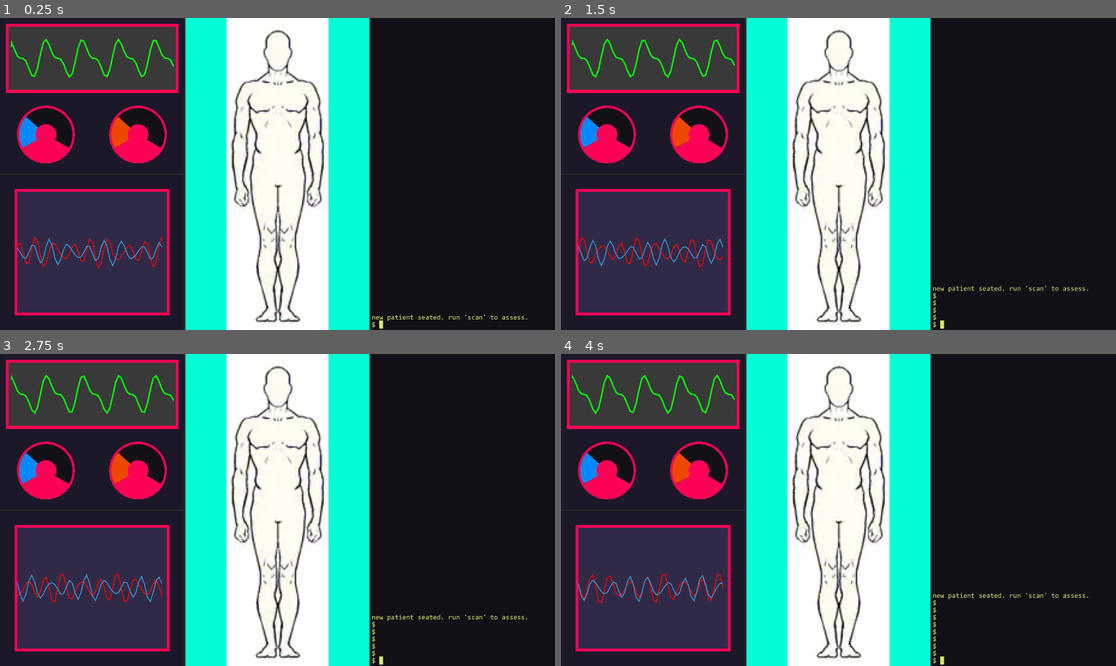
Above: before the commit, frames 1-4 (two rows, left to right).
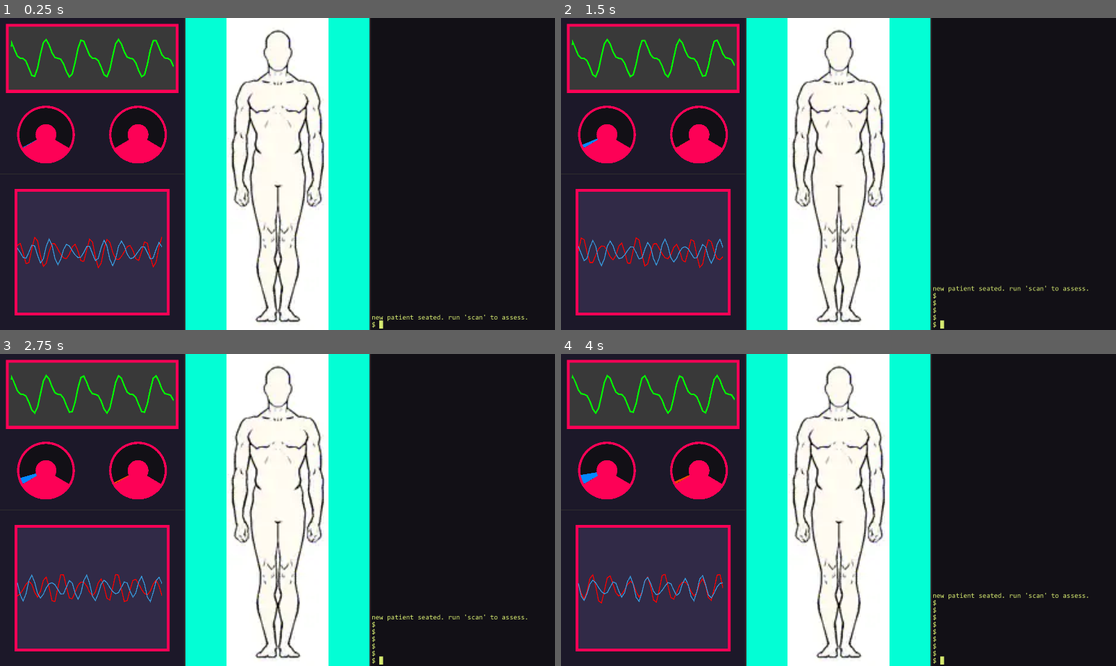
Above: after the commit, the same moments.

Repository: aaronrjackson/ripperdoc
Game: Godot game, scene res://main.tscn
Same seed, same stepped clock (60 frames per second), same inputs: the game is played once before the commit and once after it.
Inputs:
- Up to frame 1 (0.25 s): no input
- Up to frame 2 (1.5 s): tap Enter at 0.5, 0.6 s; hold Right 0.53-1.28 s; tap Keypad Enter at 0.8, 1.35 s; hold Down from 1.28 s (still down)
- Up to frame 3 (2.75 s): tap Backspace at 1.55, 2.1 s; release Down at 2.03 s; hold Right from 2.03 s (still down); tap Enter at 2.3 s
- Up to frame 4 (4 s): release Right at 2.78 s; hold Up 2.78-3.53 s; tap Enter at 2.85 s; tap Keypad Enter at 3.05, 3.6 s; hold Left from 3.53 s (still down); tap Backspace at 3.8 s

The runs differ from the first frame. In frame 1, 0.4% of the frame differs, in the area x 3-24%, y 31-42%; in frame 2, 0.4%; in frame 3, 0.4%; in frame 4, 0.4%.

Commit message:
basic vitals implementation -- needs balancing

Diff:
--- a/data/cyberware/CryodermShieldskin/_cryoderm_shieldskin.tres
+++ b/data/cyberware/CryodermShieldskin/_cryoderm_shieldskin.tres
@@ -10,7 +10,7 @@
 
 [resource]
 script = ExtResource("7_lrd5m")
-device_name = "Cryoerm Shieldskin"
+device_name = "Cryoderm Shieldskin"
 manufacturer = "Glacient Biotech"
 drivers = Array[ExtResource("1_0qogp")]([ExtResource("2_tmpdm"), ExtResource("3_484fv"), ExtResource("4_243oy"), ExtResource("5_eoprs"), ExtResource("6_3gb4i")])
 metadata/_custom_type_script = "uid://ci7sucihnrmiu"
--- a/game_manager.gd
+++ b/game_manager.gd
@@ -23,6 +23,20 @@
 	roster = load("res://data/character_roster.tres")
 	_load_names()
 	call_deferred("next_character")
+
+func _process(delta: float) -> void:
+	if current_character == null:
+		return
+	neural_pressure += pressure_rate * delta
+	neural_pressure = clamp(neural_pressure, 0.0, 1.0) # snsure always within bounds
+	vitals_changed.emit(system_load, neural_pressure) # update vitals
+	if neural_pressure >= 1.0 or system_load >= 1.0: # kill if too high
+		_kill_patient()
+
+func _kill_patient() -> void:
+	patient_died.emit()
+	dismiss_character()  # clears state
+	# next_character() called by terminal after death sequence plays out
 
 #region CHARACTER
 
@@ -47,6 +61,7 @@
 func load_character(character: Character) -> void:
 	current_character = character
 	installed_drivers.clear()
+	reset_vitals()
 	character_loaded.emit(character)
 	_maybe_upload_viruses(character) # starts random virus upload timer
 
@@ -174,7 +189,38 @@
 
 #region VITALS
 
-func add_load(amount: float):
-	system_load += amount
-
-#endregion
+func add_load(amount: float) -> void:
+	system_load = clamp(system_load + amount, 0.0, 1.0) # add
+	vitals_changed.emit(system_load, neural_pressure)
+	if system_load >= 1.0:
+		_kill_patient()
+
+func allocate(amount: float) -> void:
+	# allocating too much kills patient
+	if amount > neural_pressure + 0.3:
+		_kill_patient()
+		return
+	neural_pressure = clamp(neural_pressure - amount, 0.0, 1.0)
+	add_load(amount * 0.6)  # allocating costs system load
+
+func reset_vitals() -> void:
+	system_load = 0.0
+	neural_pressure = 0.0
+	# randomize pressure rate per patient
+	pressure_rate = randf_range(0.001, 0.03)
+	# occasionally spike mid-session
+	_schedule_pressure_spike()
+
+func spike_pressure_rate(spiked_rate: float, duration: float) -> void:
+	var og_pressure_rate = pressure_rate # save the original pressure rate
+	pressure_rate = spiked_rate
+	await get_tree().create_timer(duration).timeout
+	pressure_rate = og_pressure_rate  # back to base
+
+func _schedule_pressure_spike() -> void:
+	await get_tree().create_timer(randf_range(5.0, 20.0)).timeout # random time until spike
+	if current_character == null:
+		return
+	spike_pressure_rate(randf_range(0.04, 0.06), randf_range(1.5, 4.0))
+
+#endregion
--- a/terminal.gd
+++ b/terminal.gd
@@ -55,6 +55,9 @@
 	if input_locked:
 		return
 
+	if event.keycode != KEY_ENTER and event.keycode != KEY_KP_ENTER:
+		GameManager.add_load(0.001) # per keypress
+
 	# SLOW VIRUS
 	if GameManager.has_virus(Virus.Type.SLOW) and not slow_ready:
 		# ignore inputs
@@ -70,6 +73,7 @@
 				current_input = current_input.left(cursor_pos - 1) + current_input.substr(cursor_pos)
 				cursor_pos -= 1
 				_redraw()
+			GameManager.add_load(0.005)
 		KEY_UP:
 			_navigate_history(1)
 		KEY_DOWN:
@@ -291,6 +295,19 @@
 					# TODO: spike vitals stub
 				_:
 					output.append("virus: unknown subcommand '" + args[0] + "'")
+		"allocate":
+			if args.is_empty():
+				output.append("usage: allocate [amount]")
+				return
+			var amount = args[0].to_float()
+			if amount <= 0.0 or amount > 1.0:
+				output.append("allocate: value must be between 0.0 and 1.0")
+				GameManager.add_load(0.05)
+				return
+			GameManager.allocate(amount)
+			output.append("allocated " + args[0] + " neural resources.")
+			return
 		_:
 			output.append("ripSH: '" + cmd + "' not found")
-			return
+			GameManager.add_load(0.03)
+			return
--- a/vitals/neural_pressure.gd
+++ b/vitals/neural_pressure.gd
@@ -15,3 +15,7 @@
 
 func _ready() -> void:
 	queue_redraw()
+
+func set_fill(value: float) -> void:
+	fill = clamp(value, 0.0, 1.0)
+	queue_redraw()
--- a/vitals/system_load.gd
+++ b/vitals/system_load.gd
@@ -15,3 +15,7 @@
 
 func _ready() -> void:
 	queue_redraw()
+
+func set_fill(value: float) -> void:
+	fill = clamp(value, 0.0, 1.0)
+	queue_redraw()
--- /dev/null
+++ b/vitals/vitals.gd
@@ -0,0 +1,26 @@
+extends Control
+
+@onready var load_dial = $VBoxContainer/HBoxContainer/LoadDial
+@onready var pressure_dial = $VBoxContainer/HBoxContainer/PressureDial
+
+func _ready() -> void:
+	GameManager.vitals_changed.connect(_on_vitals_changed)
+	GameManager.patient_died.connect(_on_patient_died)
+	GameManager.character_loaded.connect(_on_character_loaded)
+
+func _on_vitals_changed(load: float, pressure: float) -> void:
+	load_dial.fill = load
+	load_dial.queue_redraw()
+	pressure_dial.fill = pressure
+	pressure_dial.queue_redraw()
+
+func _on_patient_died() -> void:
+	print("patient is dead!")
+	pass
+	# TODO: flatline animation, lock display, etc.
+
+func _on_character_loaded(character: Character) -> void:
+	load_dial.set_fill(0.0)
+	load_dial.queue_redraw()
+	pressure_dial.set_fill(0.0)
+	pressure_dial.queue_redraw()
--- a/vitals/vitals.tscn
+++ b/vitals/vitals.tscn
@@ -1,6 +1,7 @@
 [gd_scene format=3 uid="uid://ddf5csa45vp5l"]
 
 [ext_resource type="Script" uid="uid://m8vomlrajn15" path="res://vitals/heart_monitor.gd" id="1_wb8a7"]
+[ext_resource type="Script" uid="uid://80n8bl0ga6cr" path="res://vitals/vitals.gd" id="1_ybwv6"]
 [ext_resource type="Script" uid="uid://b4ihnodwuudo7" path="res://vitals/neural_pressure.gd" id="2_tn2t3"]
 [ext_resource type="Script" uid="uid://b3itl8gua5rge" path="res://vitals/system_load.gd" id="3_tn2t3"]
 
@@ -26,6 +27,7 @@
 anchor_bottom = 1.0
 grow_horizontal = 2
 grow_vertical = 2
+script = ExtResource("1_ybwv6")
 
 [node name="VBoxContainer" type="VBoxContainer" parent="." unique_id=1921523864]
 layout_mode = 1
@@ -80,13 +82,13 @@
 size_flags_vertical = 3
 theme_override_constants/separation = 0
 
-[node name="Pressure_Back" type="Panel" parent="VBoxContainer/HBoxContainer" unique_id=394912607]
+[node name="PressureDial" type="Panel" parent="VBoxContainer/HBoxContainer" unique_id=394912607]
 layout_mode = 2
 size_flags_horizontal = 3
 theme_override_styles/panel = SubResource("StyleBoxFlat_wb8a7")
 script = ExtResource("2_tn2t3")
 
-[node name="Load_Back" type="Panel" parent="VBoxContainer/HBoxContainer" unique_id=1948245813]
+[node name="LoadDial" type="Panel" parent="VBoxContainer/HBoxContainer" unique_id=1948245813]
 layout_mode = 2
 size_flags_horizontal = 3
 theme_override_styles/panel = SubResource("StyleBoxFlat_tn2t3")
Not shown, added: vitals/vitals.gd.uid
